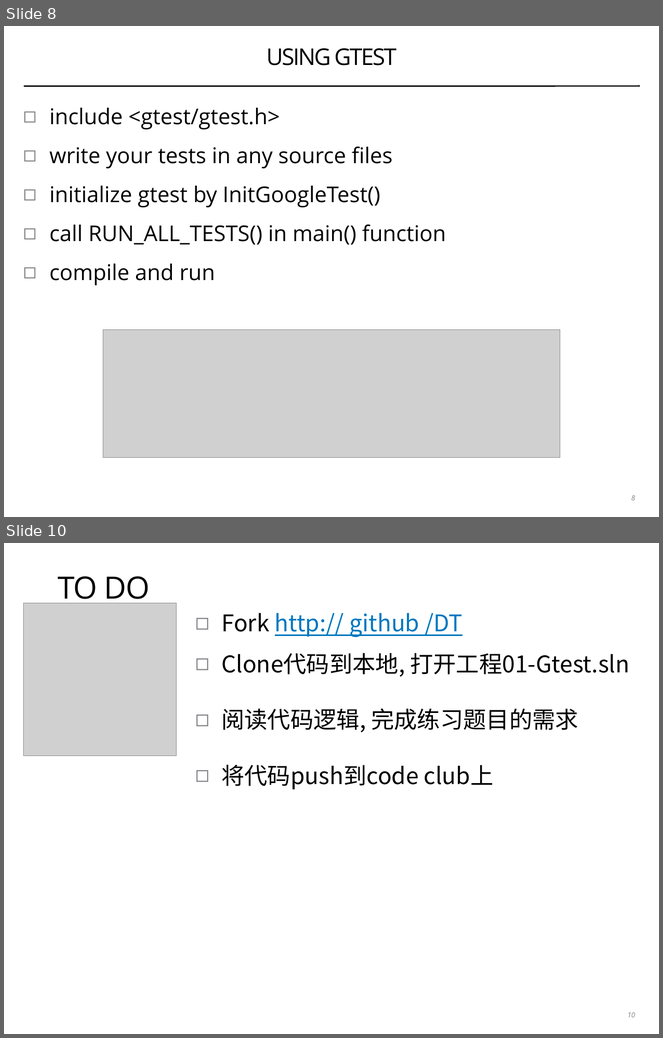
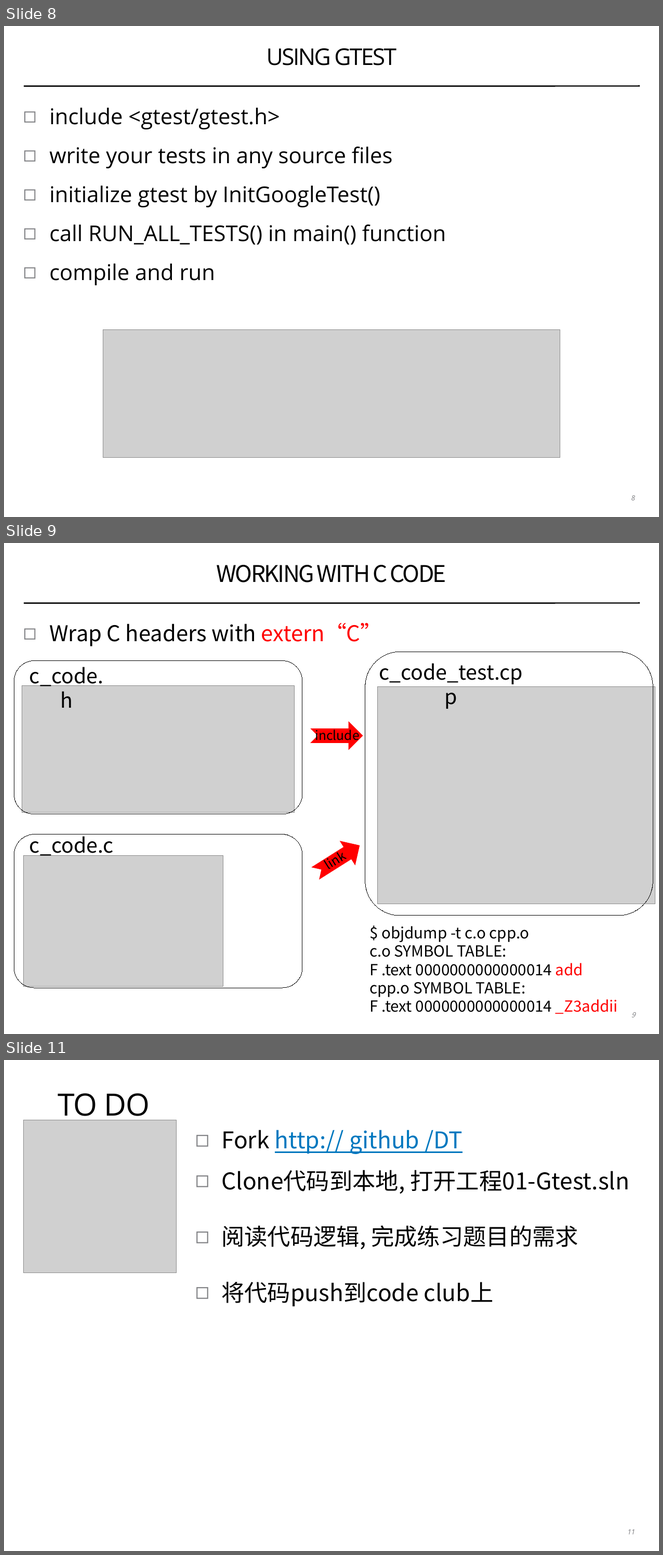
Before and after one commit to coney/c-training, a slide deck: UT/.slides/01-introduction-to-gtest.pptx. Shown one above the other, each under a label of ours: slides 8 and 10 before the commit, slides 8, 9 and 11 after it; the slides between them are not shown. The pictures are 663x1038 and 663x1555 pixels, drawn with LibreOffice and Linux fonts; fonts in the diff are those of the drawing; grey boxes stand for pictures. Boxes give left, top, right and bottom in pixels: in the first picture for what was removed or moved away, otherwise in the second. Text is boxed around its words. In the diff, an @@ line names an element or a change of style, - is before the commit and + after.

```diff
--- a/UT/.slides/01-introduction-to-gtest.pptx
+++ b/UT/.slides/01-introduction-to-gtest.pptx
@@ slide 9 added at [4, 543, 659, 1034], background #FFFFFF; not listed: 1 template element that a slide beside it also shows @@
@@ title added at [217, 565, 447, 583], 36 pt, text #000000 @@
+WORKING WITH C CODE
@@ text added at [49, 623, 383, 646], 34 pt, text #000000 @@
+◻ Wrap C headers with extern“C”
@@ rounded rectangle added at [365, 652, 653, 916], outline #000000 0.75 pt @@
@@ rounded rectangle added at [14, 661, 302, 814], outline #000000 0.75 pt @@
@@ text added at [29, 667, 103, 708], 32 pt, text #000000 @@
+c_code.h
@@ text added at [379, 659, 530, 942], 32 pt, text #000000 @@
+c_code_test.cpp
@@ picture added at [22, 686, 294, 813] @@
@@ picture added at [378, 687, 656, 904] @@
@@ notched right arrow added at [310, 721, 363, 750], fill #FF0000 @@
@@ text added at [315, 727, 360, 744], 20 pt, text #000000 @@
+include
@@ rounded rectangle added at [14, 835, 302, 988], outline #000000 0.75 pt @@
@@ text added at [29, 834, 114, 859], 32 pt, text #000000 @@
+c_code.c
@@ notched right arrow added at [308, 834, 367, 886], fill #FF0000 @@
@@ text added at [317, 844, 354, 877], 20 pt, text #000000 @@
+link
@@ picture added at [24, 856, 224, 987] @@
@@ text added at [370, 926, 618, 1014], 24 pt, text #000000 @@
+$ objdump -t c.o cpp.o
+c.o SYMBOL TABLE:
+F .text 0000000000000014 add
+cpp.o SYMBOL TABLE:
+F .text 0000000000000014 _Z3addii
@@ page number added at [632, 1013, 636, 1018], 11 pt, text #808184, italic @@
+9
@@ what was slide 10 is now slide 11 @@
@@ page number at [627, 1530, 635, 1535]: text changed @@
-10
+11
```
Also in this commit, not shown: 6 slides changed, 7 other slides added, 10 other files.
